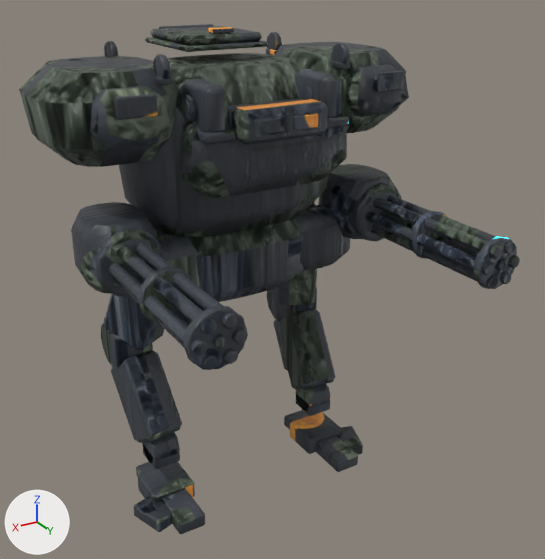
Before and after pictures for a commit that changed the FBX model unity/RogueCommandAssetAuthoring/Assets/RogueCommandExpansionSample/Models/IroncladWalker_Atlas.fbx.
Camera for both pictures: a camera (50 mm lens) standing at (1.82, 3.49, 2.88) and looking at (-0.07, 0.34, 1.3). The axes (+X, +Y, +Z) are drawn at lower left. The lights are the same throughout. The picture after the commit comes second.

Script lines for the objects in view, before the commit:
```python
me_ironcladwalker_unifiedmesh_data_001 = bpy.data.meshes.new('IroncladWalker_UnifiedMesh_Data.001')
me_ironcladwalker_unifiedmesh_data_001.from_pydata(...)  # 4448 vertices, 8472 faces; spans x -1.01..1.01, y -0.68..1.3, z 0.0..2.55
me_ironcladwalker_unifiedmesh_data_001.materials.append(mat_ironcladwalker_material_atlas)
ob_ironcladwalker_unifiedmesh = bpy.data.objects.new('IroncladWalker_UnifiedMesh', me_ironcladwalker_unifiedmesh_data_001)
ob_ironcladwalker_unifiedmesh.location = (0.0, 0.0, 0.0)
```
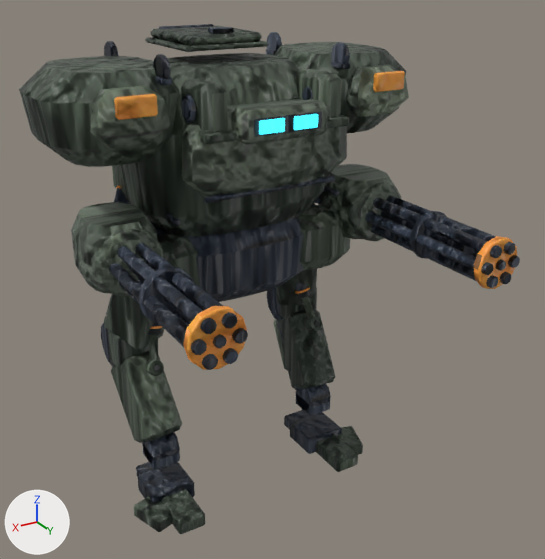
The change in detail:
me_ironcladwalker_unifiedmesh_data_001 is used by ob_ironcladwalker_unifiedmesh; location (0.0, 0.0, 0.0).
me_ironcladwalker_unifiedmesh_data_001 had 4448 vertices, 8472 faces and spanned x -1.01..1.01, y -0.68..1.3, z 0.0..2.55.
me_ironcladwalker_unifiedmesh_data_001 now has 6360 vertices, 12136 faces and spans x -1.01..1.01, y -0.68..1.3, z 0.0..2.55.
me_ironcladwalker_unifiedmesh_data_001 part 1: the loose piece of 60 vertices spanning x -0.53..-0.35, y -0.23..0.13, z 1.28..1.62 is copied, and the copy is multiplied about its middle by the matrix ((-0.235, -0.094, 0.176), (0.412, 0.165, 0.101), (-1.235, 0.073, 0.0)), then moved by (-0.02, 0.03, -0.34); it spans x -0.52..-0.41, y -0.08..0.05, z 1.0..1.23.
me_ironcladwalker_unifiedmesh_data_001 part 2: the loose piece of 60 vertices spanning x -0.66..-0.46, y -0.39..-0.12, z 0.71..0.97 is copied, and the copy is multiplied about its middle by the matrix ((0.0, 0.0, -0.326), (-0.309, -0.103, 0.0), (-0.103, 0.309, 0.0)), then moved by (0.04, 0.33, -0.02); it spans x -0.56..-0.48, y 0.03..0.13, z 0.77..0.87.
me_ironcladwalker_unifiedmesh_data_001 part 3: the loose piece of 60 vertices spanning x -0.66..-0.46, y -0.39..-0.12, z 0.71..0.97 is copied, and the copy is multiplied about its middle by the matrix ((-0.185, -0.076, 0.143), (0.323, 0.133, 0.082), (-0.969, 0.059, 0.0)), then moved by (0.06, 0.29, 0.09); it spans x -0.54..-0.46, y -0.01..0.09, z 0.84..1.03.
me_ironcladwalker_unifiedmesh_data_001 part 4: the loose piece of 60 vertices spanning x 0.46..0.66, y -0.39..-0.12, z 0.71..0.97 is copied, and the copy is multiplied about its middle by the matrix ((0.0, 0.0, -0.326), (-0.309, -0.103, 0.0), (-0.103, 0.309, 0.0)), then moved by (-0.04, 0.33, -0.02); it spans x 0.48..0.56, y 0.03..0.13, z 0.77..0.87.
me_ironcladwalker_unifiedmesh_data_001 part 5: the loose piece of 60 vertices spanning x 0.46..0.66, y -0.39..-0.12, z 0.71..0.97 is copied, and the copy is multiplied about its middle by the matrix ((0.185, 0.076, 0.143), (0.323, 0.133, -0.082), (-0.969, 0.059, 0.0)), then moved by (-0.06, 0.29, 0.09); it spans x 0.46..0.54, y -0.01..0.09, z 0.84..1.03.
me_ironcladwalker_unifiedmesh_data_001 part 6: the loose piece of 24 vertices spanning x 0.63..0.81, y -0.07..0.19, z 1.38..1.54 is copied, and the copy is scaled about its middle by (0.942, 0.679, 0.921), then moved by (-0.28, -0.3, 0.34); it spans x 0.35..0.53, y -0.33..-0.15, z 1.73..1.87.
me_ironcladwalker_unifiedmesh_data_001 part 7: the loose piece of 60 vertices spanning x -0.66..-0.46, y -0.39..-0.12, z 0.71..0.97 is copied, and the copy is multiplied about its middle by the matrix ((-0.053, -0.137, 0.257), (0.092, 0.24, 0.147), (-0.276, 0.106, 0.0)), then moved by (0.08, 0.27, 0.17); it spans x -0.53..-0.44, y -0.03..0.07, z 0.97..1.04.
me_ironcladwalker_unifiedmesh_data_001 part 8: the loose piece of 60 vertices spanning x 0.46..0.66, y -0.39..-0.12, z 0.71..0.97 is copied, and the copy is multiplied about its middle by the matrix ((0.053, 0.137, 0.257), (0.092, 0.24, -0.147), (-0.276, 0.106, 0.0)), then moved by (-0.08, 0.27, 0.17); it spans x 0.44..0.53, y -0.03..0.07, z 0.97..1.04.
me_ironcladwalker_unifiedmesh_data_001 part 9: 784 vertices added at x -0.71..0.72, y -0.29..0.48, z 1.55..2.01.
me_ironcladwalker_unifiedmesh_data_001 part 10: 8430 kept faces spanning x -1.01..1.01, y -0.68..1.3, z 0.0..2.55 get new texture (UV) coordinates.
Other edits to the shape of me_ironcladwalker_unifiedmesh_data_001 do not show in these pictures.

Location of each change, [x1, y1, x2, y2] in pixels of the pictures (545 x 559 px):
part 1 of me_ironcladwalker_unifiedmesh_data_001, added (mostly hidden)
    after: [296, 283, 307, 291]
part 2 of me_ironcladwalker_unifiedmesh_data_001, added
    after: [305, 316, 322, 331]
part 3 of me_ironcladwalker_unifiedmesh_data_001, added
    after: [301, 296, 315, 319]
part 4 of me_ironcladwalker_unifiedmesh_data_001, added
    after: [145, 359, 164, 376]
part 5 of me_ironcladwalker_unifiedmesh_data_001, added (mostly hidden)
    after: [150, 335, 159, 361]
part 6 of me_ironcladwalker_unifiedmesh_data_001, added (mostly hidden)
    after: [112, 165, 124, 193]
part 7 of me_ironcladwalker_unifiedmesh_data_001, added
    after: [296, 289, 311, 298]
part 8 of me_ironcladwalker_unifiedmesh_data_001, added
    after: [148, 328, 162, 335]
part 9 of me_ironcladwalker_unifiedmesh_data_001, added
    after: [114, 176, 339, 226]
part 10 of me_ironcladwalker_unifiedmesh_data_001, surface changed
    both: [20, 24, 519, 532]
